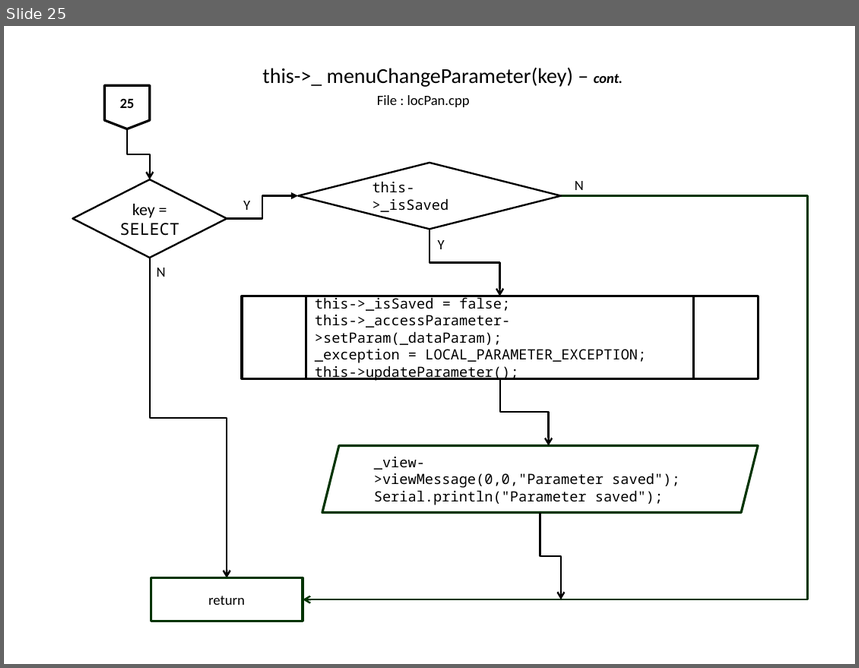
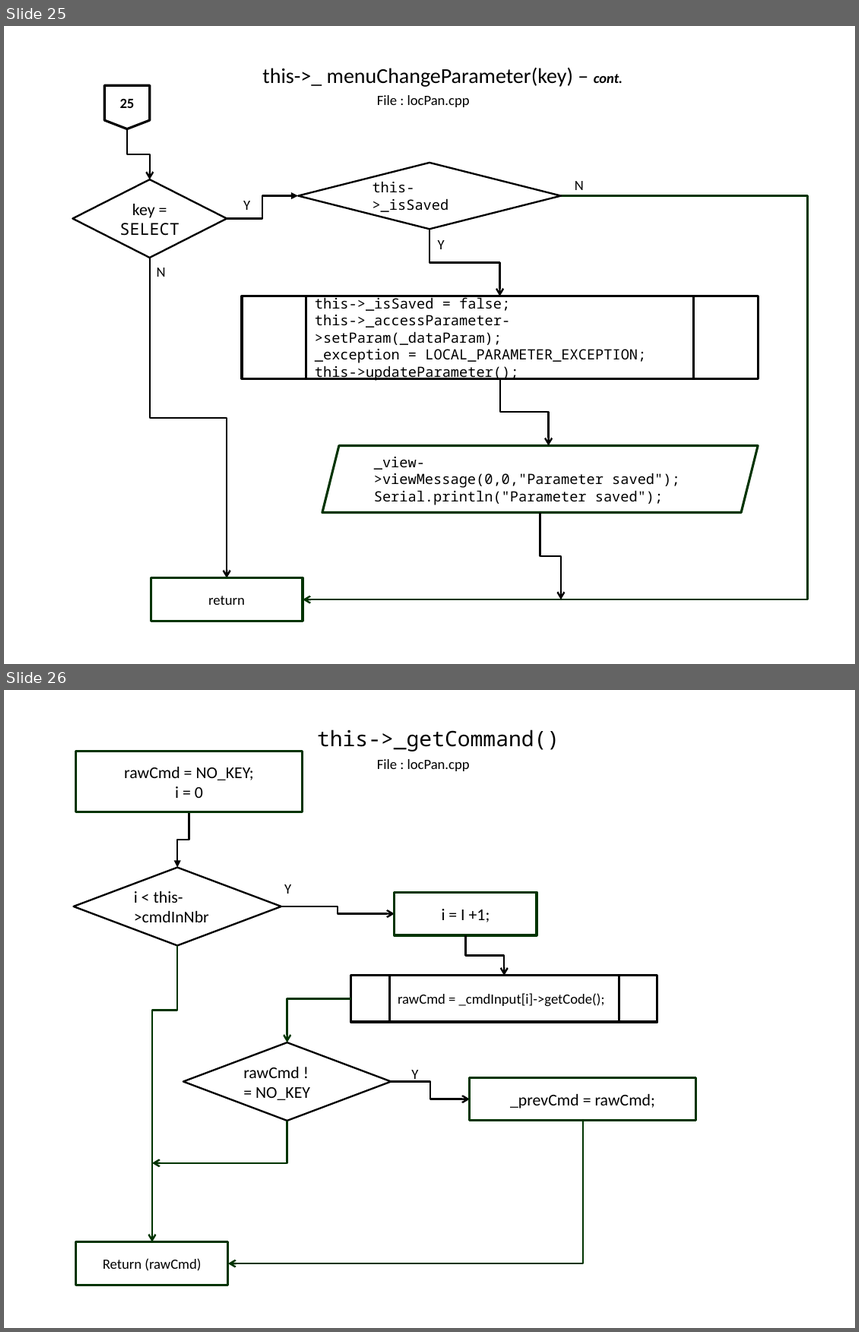
Before and after one commit to slametsampon/WFPS, a slide deck: resources/WFPS.pptx. Shown one above the other, each under a label of ours: slide 25 before the commit, slides 25 and 26 after it. The pictures are 859x668 and 859x1332 pixels, drawn with LibreOffice and Linux fonts; fonts in the diff are those of the drawing; background and template pictures are left out. Boxes give left, top, right and bottom in pixels: in the first picture for what was removed or moved away, otherwise in the second. Text is boxed around its words. In the diff, an @@ line names an element or a change of style, - is before the commit and + after.

Commit message:
update flowchart _getCommand

```diff
--- a/resources/WFPS.pptx
+++ b/resources/WFPS.pptx
@@ slide 26 added at (x1=4, y1=690, x2=855, y2=1328), background picture (left out) @@
@@ title added at (x1=317, y1=730, x2=560, y2=752), 18 pt, text #000000 @@
+this->_getCommand()
@@ rectangle added at (x1=76, y1=752, x2=303, y2=812), outline #003300 2 pt, 14 pt, text #000000 @@
+rawCmd = NO_KEY;
+i = 0
@@ text added at (x1=377, y1=759, x2=470, y2=771), 12 pt, text #000000 @@
+File : locPan.cpp
@@ elbow arrow added from (189, 812) to (177, 868), #000000 1.5 pt @@
@@ diamond added at (x1=74, y1=868, x2=281, y2=946), outline #000000 1.5 pt, 14 pt, text #000000 @@
+i < this->cmdInNbr
@@ text added at (x1=284, y1=885, x2=291, y2=894), 12 pt, text #000000 @@
+Y
@@ rectangle added at (x1=395, y1=893, x2=537, y2=936), outline #003300 2 pt, 14 pt, text #000000 @@
+i = I +1;
@@ elbow arrow added from (281, 906) to (395, 914), #000000 1.5 pt @@
@@ elbow arrow added from (465, 935) to (505, 976), #000000 1.5 pt @@
@@ elbow arrow added from (177, 945) to (152, 1243), #003300 1.5 pt @@
@@ flow chart predefined process added at (x1=351, y1=976, x2=658, y2=1023), outline #000000 2 pt, 12 pt, text #000000 @@
+rawCmd = _cmdInput[i]->getCode();
@@ elbow arrow added from (351, 999) to (287, 1043), #003300 1.5 pt @@
@@ diamond added at (x1=183, y1=1043, x2=392, y2=1121), outline #000000 1.5 pt, 14 pt, text #000000 @@
+rawCmd != NO_KEY
@@ text added at (x1=411, y1=1070, x2=418, y2=1083), 12 pt, text #000000 @@
+Y
@@ elbow arrow added from (392, 1081) to (470, 1100), #000000 1.5 pt @@
@@ rectangle added at (x1=470, y1=1078, x2=696, y2=1122), outline #003300 2 pt, 14 pt, text #000000 @@
+_prevCmd = rawCmd;
@@ elbow arrow added from (287, 1121) to (152, 1163), #003300 1.5 pt @@
@@ elbow arrow added from (583, 1121) to (228, 1264), #003300 1.5 pt @@
@@ rectangle added at (x1=76, y1=1243, x2=229, y2=1286), outline #003300 2 pt, 12 pt, text #000000 @@
+Return (rawCmd)
```
